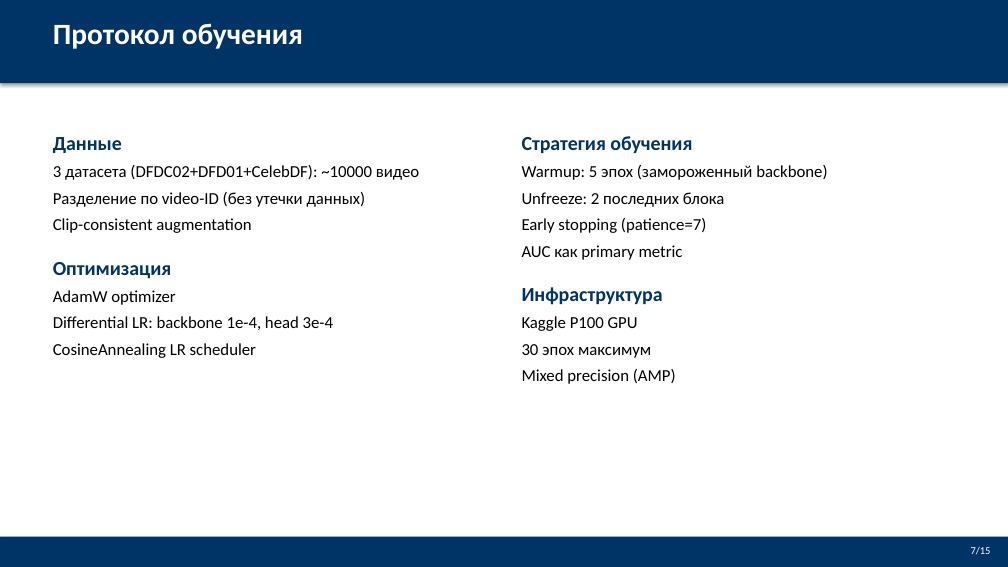
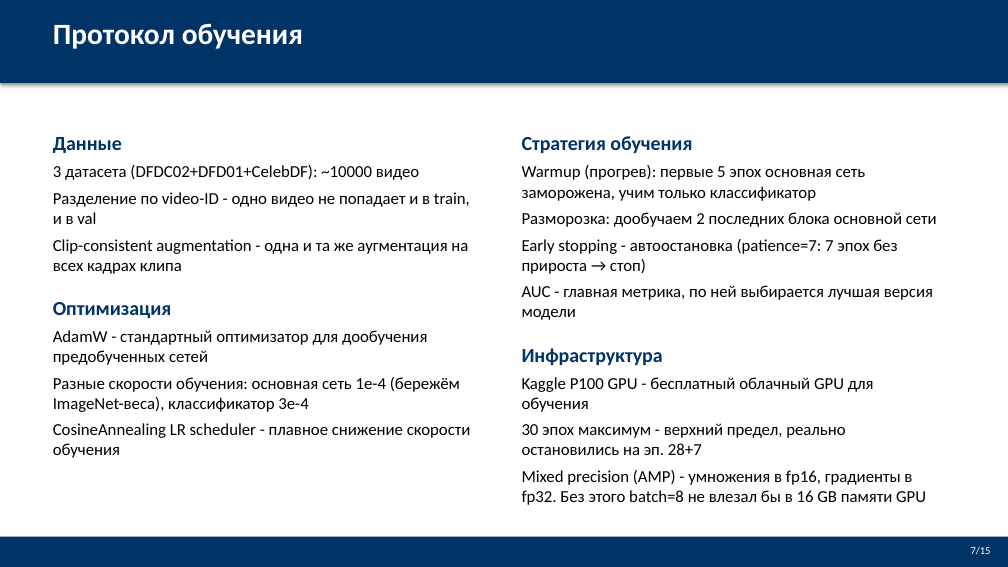
Before and after one commit to Jokeera/deepfake-detection, a slide deck: slide 7 of VKRDoc/Defense_Presentation.pptx. Drawn at 1008x567 pixels with LibreOffice and Linux fonts; fonts in the diff are those of the drawing. Boxes give left, top, right and bottom in pixels: in the first picture for what was removed or moved away, otherwise in the second. Text is boxed around its words. In the diff, an @@ line names an element or a change of style, - is before the commit and + after.

```diff
--- a/VKRDoc/Defense_Presentation.pptx
+++ b/VKRDoc/Defense_Presentation.pptx
@@ text at [522,165,937,320]: text changed @@
-Warmup: 5 эпох (замороженный backbone)
-Unfreeze: 2 последних блока
-Early stopping (patience=7)
-AUC как primary metric
+Warmup (прогрев): первые 5 эпох основная сеть заморожена, учим только классификатор
+Разморозка: дообучаем 2 последних блока основной сети
+Early stopping - автоостановка (patience=7: 7 эпох без прироста → стоп)
+AUC - главная метрика, по ней выбирается лучшая версия модели
@@ text at [53,192,470,274]: text changed @@
-Разделение по video-ID (без утечки данных)
-Clip-consistent augmentation
+Разделение по video-ID - одно видео не попадает и в train, и в val
+Clip-consistent augmentation - одна и та же аугментация на всех кадрах клипа
@@ text at [53,330,471,458]: text changed @@
-AdamW optimizer
-Differential LR: backbone 1e-4, head 3e-4
-CosineAnnealing LR scheduler
+AdamW - стандартный оптимизатор для дообучения предобученных сетей
+Разные скорости обучения: основная сеть 1e-4 (бережём ImageNet-веса), классификатор 3e-4
+CosineAnnealing LR scheduler - плавное снижение скорости обучения
@@ text at [522,377,926,505]: text changed @@
-Kaggle P100 GPU
-30 эпох максимум
-Mixed precision (AMP)
+Kaggle P100 GPU - бесплатный облачный GPU для обучения
+30 эпох максимум - верхний предел, реально остановились на эп. 28+7
+Mixed precision (AMP) - умножения в fp16, градиенты в fp32. Без этого batch=8 не влезал бы в 16 GB памяти GPU
```
Also in this commit, not shown: 11 other slides changed, 1 other file.
